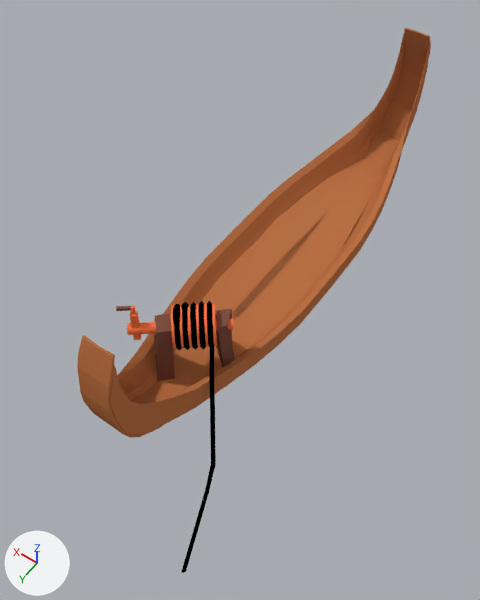
One commit to the Blender file Assets/Models/LODKA.blend: the scene before it, then after it.
The view is the same before and after, from a 50 mm camera at (-5.71, 12.98, 18.4) aimed at (1.77, 2.52, 1.95). Arrows for +X, +Y and +Z are at lower left; the lights stay in place.
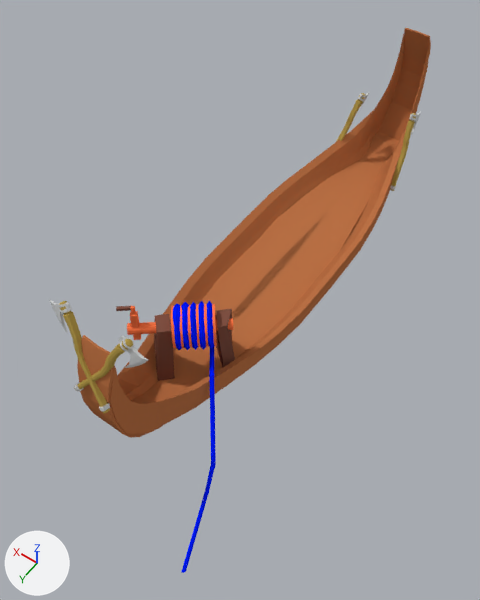
What differs and where, as boxes (x1, y1, x2, y2) in the pictures (480 x 600 px):
```json
{"object": "Cylinder", "change": "recoloured", "before": [133, 301, 217, 350], "after": [133, 301, 217, 350]}
{"object": "Cube", "change": "added", "after": [49, 299, 110, 413], "faces in mat_material_005 (yellow #b69b4c)": [59, 301, 110, 413], "faces in mat_iron (light grey #cbcdcd)": [49, 299, 110, 412]}
{"object": "Cylinder.001", "change": "recoloured", "before": [181, 347, 216, 573], "after": [181, 347, 216, 573], "on screen": "black to blue"}
{"object": "Cube.001", "change": "added", "after": [74, 336, 148, 391], "faces in mat_material_005 (yellow #b69b4c)": [74, 339, 133, 390], "faces in mat_iron (light grey #cbcdcd)": [74, 336, 148, 391]}
{"object": "Cube.002", "change": "added", "after": [390, 111, 421, 191], "on screen": "yellow", "faces in mat_material_005 (yellow #b69b4c)": [390, 113, 416, 191]}
{"object": "Cube.003", "change": "added", "after": [336, 92, 369, 142], "faces in mat_material_005 (yellow #b69b4c)": [336, 93, 365, 142]}
```

The change, as JSON lines over the scene's bpy script:
```json
{"op": "set", "path": "mat_material_004.base_color", "old": "(0.0, 0.0, 0.0)", "new": "(0.0, 0.0104, 1.0)", "note": "black #000000 -> blue #001aff"}
{"op": "add", "block": "mat_iron", "code": ["mat_iron = diffuse_material('Iron')", "mat_iron.base_color = (0.597, 0.61, 0.61)  # light grey #cbcdcd"]}
{"op": "add", "block": "mat_material_005", "code": ["mat_material_005 = diffuse_material('Material.005')", "mat_material_005.base_color = (0.468, 0.328, 0.0723)  # yellow #b69b4c"]}
{"op": "add", "block": "me_cube", "code": ["me_cube = bpy.data.meshes.new('Cube')", "me_cube.from_pydata(...)  # 419 vertices, 426 faces; spans x -0.19..0.19, y -0.36..0.84, z -4.48..0.03", "# faces by material slot: [260, 166]", "me_cube.materials.append(mat_material_005)  # yellow #b69b4c", "me_cube.materials.append(mat_iron)  # light grey #cbcdcd"]}
{"op": "add", "block": "ob_cube", "code": ["ob_cube = bpy.data.objects.new('Cube', me_cube)", "ob_cube.location = (1.39, 8.61, 4.31)", "ob_cube.rotation_euler = (-2.539, -0.279, 1.462)  # degrees (-145, -16, 84)", "ob_cube.scale = (0.642, 0.642, 0.642)"]}
{"op": "add", "block": "ob_cube_001", "code": ["ob_cube_001 = bpy.data.objects.new('Cube.001', me_cube.copy())", "ob_cube_001.location = (2.18, 8.54, 4.33)", "ob_cube_001.rotation_euler = (-2.626, 0.262, -1.509)  # degrees (-150, 15, -86)", "ob_cube_001.scale = (0.642, 0.642, 0.642)"]}
{"op": "add", "block": "ob_cube_002", "code": ["ob_cube_002 = bpy.data.objects.new('Cube.002', me_cube.copy())", "ob_cube_002.location = (0.4, -5.31, 1.46)", "ob_cube_002.rotation_euler = (-2.683, 0.152, -0.0527)  # degrees (-154, 8.7, -3)", "ob_cube_002.scale = (0.642, 0.642, 0.642)"]}
{"op": "add", "block": "ob_cube_003", "code": ["ob_cube_003 = bpy.data.objects.new('Cube.003', me_cube.copy())", "ob_cube_003.location = (3.15, -5.31, 1.46)", "ob_cube_003.rotation_euler = (-2.667, -0.143, -0.0527)  # degrees (-153, -8.2, -3)", "ob_cube_003.scale = (0.642, 0.642, 0.642)"]}
```
